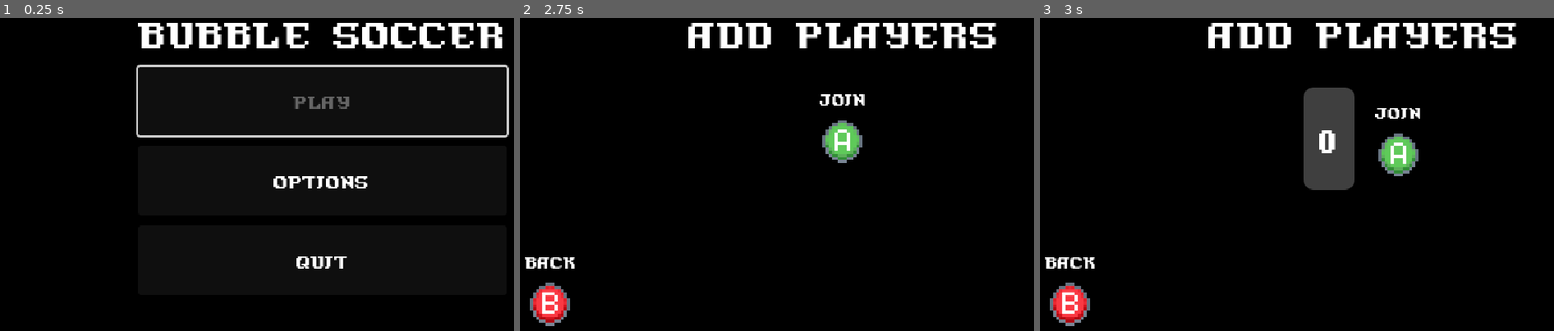
Above: before the commit, frames 1-3 (left to right).
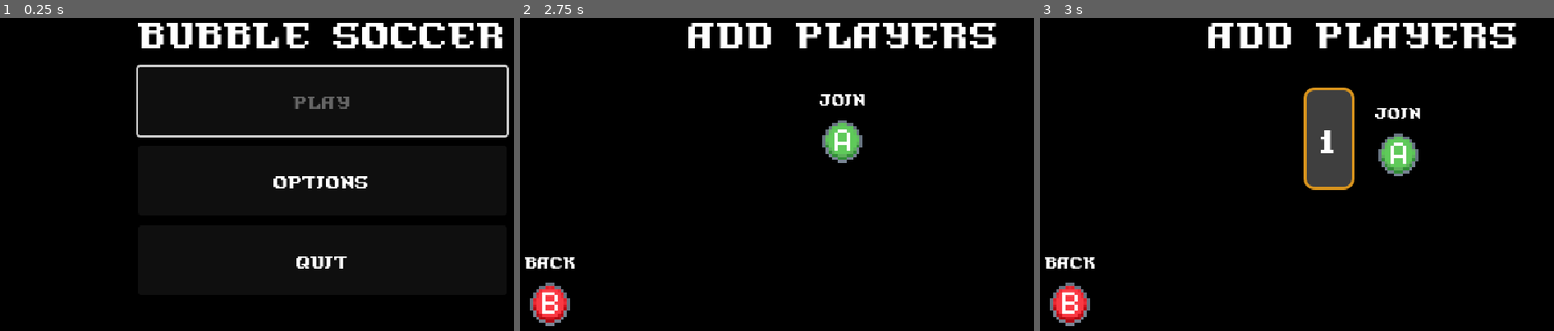
Above: after the commit, the same moments.

Repository: kyleyoung1121/BubbleBall
Game: Godot game, scene res://scenes & scripts/menu/main_menu.tscn
The game is run twice, just before and just after one commit, with the same random seed, the same clock (stepped at 60 frames per second) and the same inputs. Sound files missing from this copy of the repository are replaced by a short silence.
Inputs (mouse positions are in pixels of both pictures, inside the frame that each line leads up to):
- Up to frame 1 (0.25 s): no input
- Up to frame 2 (2.75 s): click "Play" at 0.5 s; click (550, 287) at 1.25 s; click "Play" at 2 s
- Up to frame 3 (3 s): tap Enter (join) at 2.75, 2.85 s

Frames 1-2 are identical in both runs. In frame 3, 0.7% of the frame differs, in the area x 51-62%, y 22-55%.

Commit message:
Added team coloring to player select

Diff:
--- a/assets/fonts/new_theme.tres
+++ b/assets/themes/new_theme.tres
@@ -1,6 +1,6 @@
 [gd_resource type="Theme" load_steps=4 format=3 uid="uid://dxnhffmfb2hde"]
 
-[ext_resource type="FontFile" uid="uid://co5qno52avgo4" path="res://assets/fonts/PixelAzureBonds-327Z.ttf" id="1_8p3r1"]
+[ext_resource type="FontFile" uid="uid://co5qno52avgo4" path="res://assets/themes/fonts/PixelAzureBonds-327Z.ttf" id="1_8p3r1"]
 
 [sub_resource type="StyleBoxEmpty" id="StyleBoxEmpty_677w3"]
 
--- /dev/null
+++ b/assets/themes/team_one_player_card.tres
@@ -0,0 +1,13 @@
+[gd_resource type="StyleBoxFlat" format=3 uid="uid://bngyapq7w1y1n"]
+
+[resource]
+bg_color = Color(0.2484, 0.2484, 0.2484, 1)
+border_width_left = 3
+border_width_top = 3
+border_width_right = 3
+border_width_bottom = 3
+border_color = Color(0.843137, 0.576471, 0.113725, 1)
+corner_radius_top_left = 10
+corner_radius_top_right = 10
+corner_radius_bottom_right = 10
+corner_radius_bottom_left = 10
--- /dev/null
+++ b/assets/themes/team_two_player_card.tres
@@ -0,0 +1,13 @@
+[gd_resource type="StyleBoxFlat" format=3 uid="uid://cdvnc72cncia3"]
+
+[resource]
+bg_color = Color(0.2484, 0.2484, 0.2484, 1)
+border_width_left = 3
+border_width_top = 3
+border_width_right = 3
+border_width_bottom = 3
+border_color = Color(1.17439e-05, 0.693376, 0.935838, 1)
+corner_radius_top_left = 10
+corner_radius_top_right = 10
+corner_radius_bottom_right = 10
+corner_radius_bottom_left = 10
--- a/scenes & scripts/gameplay/gameplay.gd
+++ b/scenes & scripts/gameplay/gameplay.gd
@@ -64,21 +64,21 @@
 # Called every frame. 'delta' is the elapsed time since the previous frame.
 func _process(delta):
 	if not match_in_progress and not block_match_start:
-		if PlayerManager.someone_button_pressed("map_select_next"):
+		if PlayerManager.player_button_pressed("map_select_next"):
 			map_iterator += 1
 			if map_iterator > map_paths.size() - 1:
 				map_iterator = 0
 			remove_map()
 			show_map(map_paths[map_iterator])
 
-		if PlayerManager.someone_button_pressed("map_select_previous"):
+		if PlayerManager.player_button_pressed("map_select_previous"):
 			map_iterator -= 1
 			if map_iterator < 0:
 				map_iterator = map_paths.size() - 1
 			remove_map()
 			show_map(map_paths[map_iterator])
 
-		if PlayerManager.someone_button_pressed("ui_accept"):
+		if PlayerManager.player_button_pressed("ui_accept"):
 			prepare_match()
 			SoundManager.play_sound("start01")
 
@@ -218,7 +218,6 @@
 		ball_instance.position = Vector2(323, 55)
 
 	freeze_time()
-	#map_selected.move_child()
 
 
 func remove_ball():
--- a/scenes & scripts/gameplay/gameplay.tscn
+++ b/scenes & scripts/gameplay/gameplay.tscn
@@ -3,7 +3,7 @@
 [ext_resource type="Script" path="res://scenes & scripts/gameplay/gameplay.gd" id="1_wjm3a"]
 [ext_resource type="Texture2D" uid="uid://d01on1qdeiasv" path="res://assets/sprites/orange_heart.png" id="5_ckosj"]
 [ext_resource type="Texture2D" uid="uid://c2h78hpnumckf" path="res://assets/sprites/blue_heart.png" id="6_amfrv"]
-[ext_resource type="Theme" uid="uid://dxnhffmfb2hde" path="res://assets/fonts/new_theme.tres" id="10_y65wx"]
+[ext_resource type="Theme" uid="uid://dxnhffmfb2hde" path="res://assets/themes/new_theme.tres" id="10_y65wx"]
 [ext_resource type="Script" path="res://scenes & scripts/gameplay/count_down_text.gd" id="11_hh4ss"]
 
 [node name="Gameplay" type="Node2D"]
--- a/scenes & scripts/menu/MainMenu.gd
+++ b/scenes & scripts/menu/MainMenu.gd
@@ -12,6 +12,8 @@
 @onready var setting_back_button = $Settings/CenterContainer/PanelContainer/MarginContainer/ScrollContainer/VBoxContainer/SettingsBackButton
 
 const PLAYER_CARD_SCENE = preload("res://scenes & scripts/menu/player_card.tscn")
+const PLAYER_CARD_TEAM_ONE_THEME = preload("res://assets/themes/team_one_player_card.tres")
+const PLAYER_CARD_TEAM_TWO_THEME = preload("res://assets/themes/team_two_player_card.tres")
 const GAMEPLAY_SCENE_PATH = "res://scenes & scripts/gameplay/gameplay.tscn"
 
 
@@ -29,10 +31,18 @@
 # Add a new card representing a new player
 func add_player_card(player_num):
 	play_ui_next_sound(-8, 1)
+	# Create a player card
 	var player_card_instance = PLAYER_CARD_SCENE.instantiate()
+
+	# Find and set the player number label to display which player this is
 	var player_number_label = player_card_instance.get_node("PlayerNumber")
 	player_number_label.text = str(player_num)
+
+	# Add the player card to our dict of player nodes
 	player_nodes[player_num] = player_card_instance
+
+	# Update the card's team color
+	player_card_update_color(player_num)
 
 	# Add the new card, and adjust the 'Press A To Join' graphic to appear last
 	players_and_prompt.add_child(player_card_instance)
@@ -76,19 +86,20 @@
 
 	# If the players want to start the match, call start_match()
 	if add_players_menu.visible == true and hold_x_to_start_graphic.visible == true:
-		if PlayerManager.someone_wants_to_start():
+		# If at least one player has pressed start, continue
+		if PlayerManager.player_button_pressed("start"):
 			start_match()
 			play_ui_next_sound()
 
 	# Back out from the add players screen
 	if add_players_menu.visible == true:
 		# If a particular player has hit back, remove them and their card.
-		var query_player_back = PlayerManager.some_player_back()
-		if not query_player_back == -999:
+		var query_player_back = PlayerManager.player_button_pressed("back")
+		if query_player_back:
 			PlayerManager.leave(query_player_back)
 
 		# If an unconnected player presses back, go to main menu
-		elif PlayerManager.some_device_back():
+		elif PlayerManager.device_button_pressed("back"):
 			# Go to main menu
 			_on_add_players_back_button_pressed()
 			# Remove each player card
@@ -96,13 +107,37 @@
 				PlayerManager.leave(player_num)
 
 	# Back out from the settings menu
-	if settings_menu.visible == true and PlayerManager.some_device_back():
+	if settings_menu.visible == true and PlayerManager.device_button_pressed("back"):
 		print("Back pressed at settings")
 		_on_settings_back_button_pressed()
 
 
+func player_card_switch_team(player_num):
+	# Get the player card's current & new team number (1 or 2)
+	var current_team = PlayerManager.get_player_data(player_num, "team")
+	var new_team = (current_team % 2) + 1
+
+	# Set the player's data
+	PlayerManager.set_player_data(player_num, "team", new_team)
+
+	# Update the card's color
+	player_card_update_color(player_num)
+
+
+func player_card_update_color(player_num):
+	# Find the player instance
+	var player_instance = player_nodes[player_num]
+	# Assign its color based on its team
+	var player_card_team = PlayerManager.get_player_data(player_num, "team")
+	if player_card_team == 1:
+		player_instance.add_theme_stylebox_override("panel", PLAYER_CARD_TEAM_ONE_THEME)
+	else:
+		player_instance.add_theme_stylebox_override("panel", PLAYER_CARD_TEAM_TWO_THEME)
+
+
 func play_ui_next_sound(volume = -8, pitch = 1.2):
 	SoundManager.play_sound("ui_next", volume, pitch)
+
 
 func play_ui_back_sound(volume = -8, pitch = 1.2):
 	SoundManager.play_sound("ui_back", volume, pitch)
--- a/scenes & scripts/menu/main_menu.tscn
+++ b/scenes & scripts/menu/main_menu.tscn
@@ -2,7 +2,7 @@
 
 [ext_resource type="Script" path="res://scenes & scripts/menu/MainMenu.gd" id="2_ti8ij"]
 [ext_resource type="Texture2D" uid="uid://cgnxp0jjepcym" path="res://assets/sprites/buttons/a_button.png" id="3_7sh2c"]
-[ext_resource type="Theme" uid="uid://dxnhffmfb2hde" path="res://assets/fonts/new_theme.tres" id="3_i51tq"]
+[ext_resource type="Theme" uid="uid://dxnhffmfb2hde" path="res://assets/themes/new_theme.tres" id="3_i51tq"]
 [ext_resource type="Texture2D" uid="uid://cny5vlfq1voyw" path="res://assets/sprites/buttons/b_button.png" id="4_kxs8b"]
 [ext_resource type="Texture2D" uid="uid://mgb8xxk30hnr" path="res://assets/sprites/buttons/x_button.png" id="4_nkhm6"]
 
--- a/scenes & scripts/menu/player_card.tscn
+++ b/scenes & scripts/menu/player_card.tscn
@@ -1,17 +1,9 @@
-[gd_scene load_steps=2 format=3 uid="uid://cmec7pa60wbed"]
-
-[sub_resource type="StyleBoxFlat" id="StyleBoxFlat_6p3c1"]
-bg_color = Color(0.2484, 0.2484, 0.2484, 1)
-corner_radius_top_left = 10
-corner_radius_top_right = 10
-corner_radius_bottom_right = 10
-corner_radius_bottom_left = 10
+[gd_scene format=3 uid="uid://cmec7pa60wbed"]
 
 [node name="PlayerCard" type="PanelContainer"]
 custom_minimum_size = Vector2(50, 100)
 size_flags_horizontal = 4
 size_flags_vertical = 4
-theme_override_styles/panel = SubResource("StyleBoxFlat_6p3c1")
 
 [node name="PlayerNumber" type="Label" parent="."]
 layout_mode = 2
--- a/scenes & scripts/multiplayer/player_manager.gd
+++ b/scenes & scripts/multiplayer/player_manager.gd
@@ -28,43 +28,22 @@
 			join(device)
 
 
-# Check if any device has pressed the back button
-func some_device_back() -> bool:
+# If any device is pressing a certain button, return true
+func device_button_pressed(button) -> bool:
 	for device in get_unjoined_devices():
-		if MultiplayerInput.is_action_just_pressed(device, "back"):
-			#print(str(device) + " device just pressed back")
-			return true
-	return false
-
-
-# Check for some particular player pressing the back button
-func some_player_back() -> int:
-	for player in player_data:
-		var device = get_player_device(player)
-		if MultiplayerInput.is_action_just_pressed(device, "back"):
-			print(str(player) + " player just pressed back")
-			return player
-	# Magic number used to represent no players pressing back
-	return -999
-
-
-func someone_button_pressed(button) -> bool:
-	for player in player_data:
-		var device = get_player_device(player)
 		if MultiplayerInput.is_action_just_pressed(device, button):
 			return true
 	return false
 
 
-# to see if anybody is pressing the "start" action
-# this is an example of how to look for an action on all players
-# note the difference between this and handle_join_input(). players vs devices.
-func someone_wants_to_start() -> bool:
+# Check if a player is pressing a button. Return that player's number, or 0 if false.
+func player_button_pressed(button) -> int:
 	for player in player_data:
 		var device = get_player_device(player)
-		if MultiplayerInput.is_action_just_pressed(device, "start"):
-			return true
-	return false
+		if MultiplayerInput.is_action_just_pressed(device, button):
+			return player
+	# If no player is pressing the button, return 0
+	return 0
 
 
 #  #  #  #  #  #  #  #  #  #  #  #  #
@@ -76,7 +55,7 @@
 		# initialize default player data here
 		player_data[player] = {
 			"device": device,
-			"team": (player % 2) + 1, # Alternate between team 1 and team 2
+			"team": ((player + 1) % 2) + 1, # Alternate between team 1 and team 2
 			"current_bubble": null
 		}
 		player_joined.emit(player)
@@ -119,7 +98,7 @@
 # returns a valid player integer for a new player.
 # returns -1 if there is no room for a new player.
 func next_player() -> int:
-	for i in MAX_PLAYERS:
+	for i in range(1, MAX_PLAYERS + 1):
 		if !player_data.has(i): return i
 	return -1
 
Renamed: assets/fonts/Mespix-Yq3Zo.otf -> assets/themes/fonts/Mespix-Yq3Zo.otf
Not shown, changed: assets/themes/fonts/Mespix-Yq3Zo.otf.import
Renamed: assets/fonts/PixelAzureBonds-327Z.ttf -> assets/themes/fonts/PixelAzureBonds-327Z.ttf
Not shown, changed: assets/themes/fonts/PixelAzureBonds-327Z.ttf.import
Renamed: assets/fonts/PixelGamingRegular-d9w0g.ttf -> assets/themes/fonts/PixelGamingRegular-d9w0g.ttf
Not shown, changed: assets/themes/fonts/PixelGamingRegular-d9w0g.ttf.import
